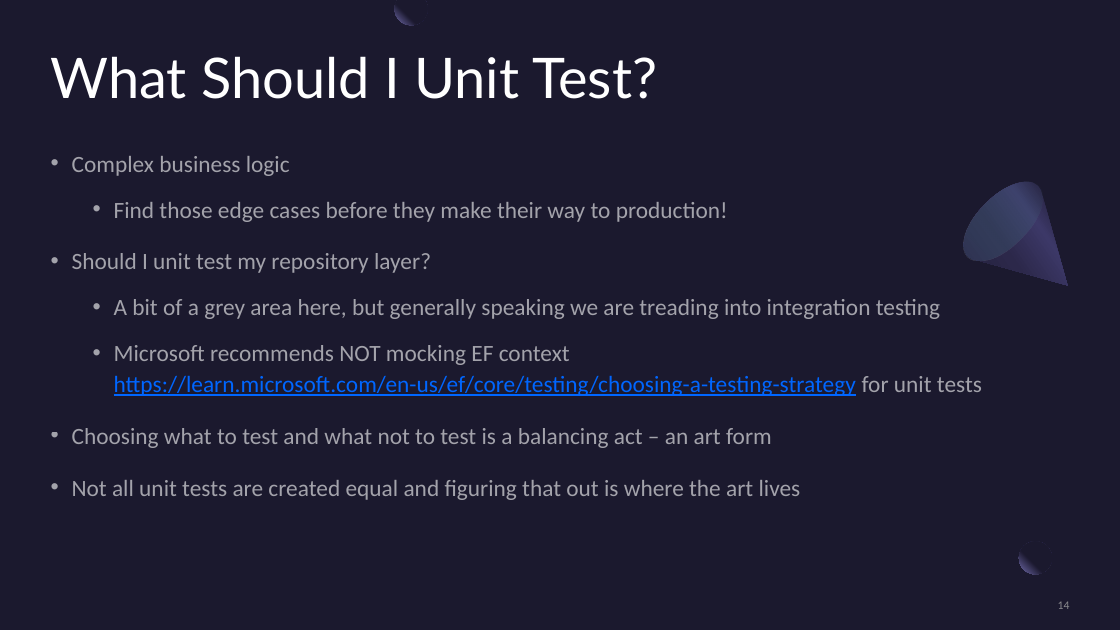
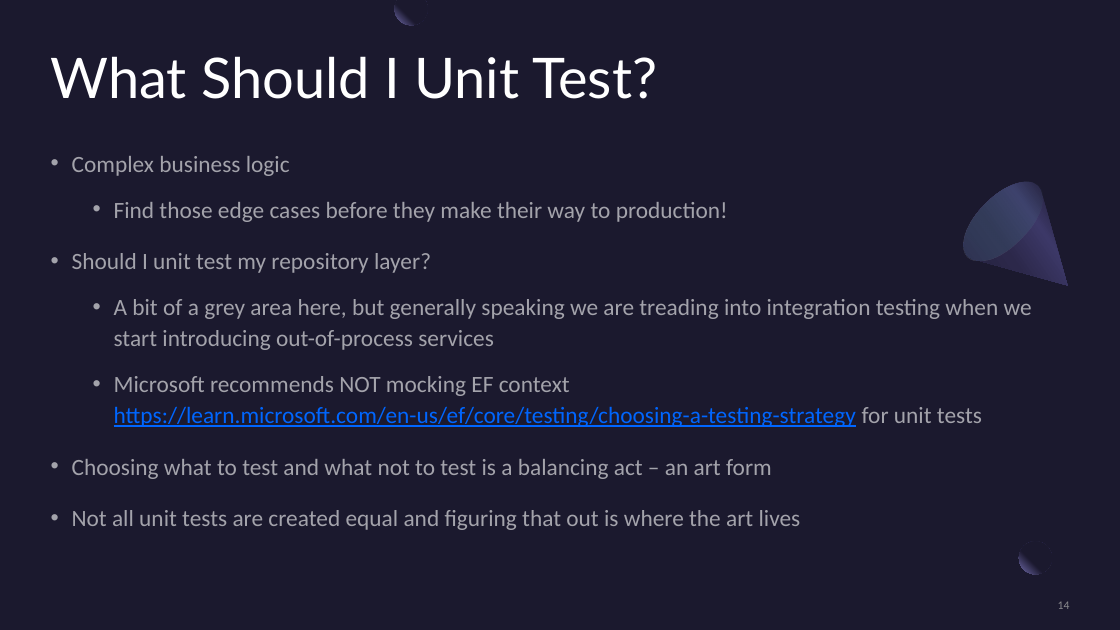
Before and after one commit to Three97/UnitTestingPresentation, a slide deck: slide 14 of PowerPoint/UnitTestingInCSharp.pptx. Drawn at 1120x630 pixels with LibreOffice and Linux fonts; fonts in the diff are those of the drawing. Boxes give left, top, right and bottom in pixels: in the first picture for what was removed or moved away, otherwise in the second. Text is boxed around its words. In the diff, an @@ line names an element or a change of style, - is before the commit and + after.

```diff
--- a/PowerPoint/UnitTestingInCSharp.pptx
+++ b/PowerPoint/UnitTestingInCSharp.pptx
@@ text at [114,299,1032,350]: text changed @@
-  • A bit of a grey area here, but generally speaking we are treading into integration testing
+  • A bit of a grey area here, but generally speaking we are treading into integration testing when we start introducing out-of-process services
```
Also in this commit, not shown: 5 other slides changed, 1 slide added, 1 other file.
